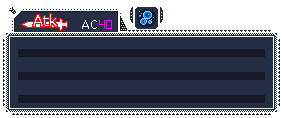
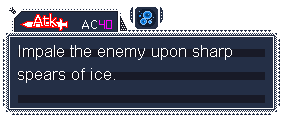
Comparing the layer stacks of the two 283x118 images. Changes:
renamed "Pasted Layer" to "Impale the enemy upon sharp sp...", showed it, moved it above "BG", painted on it over 18, 45, 232, 83
